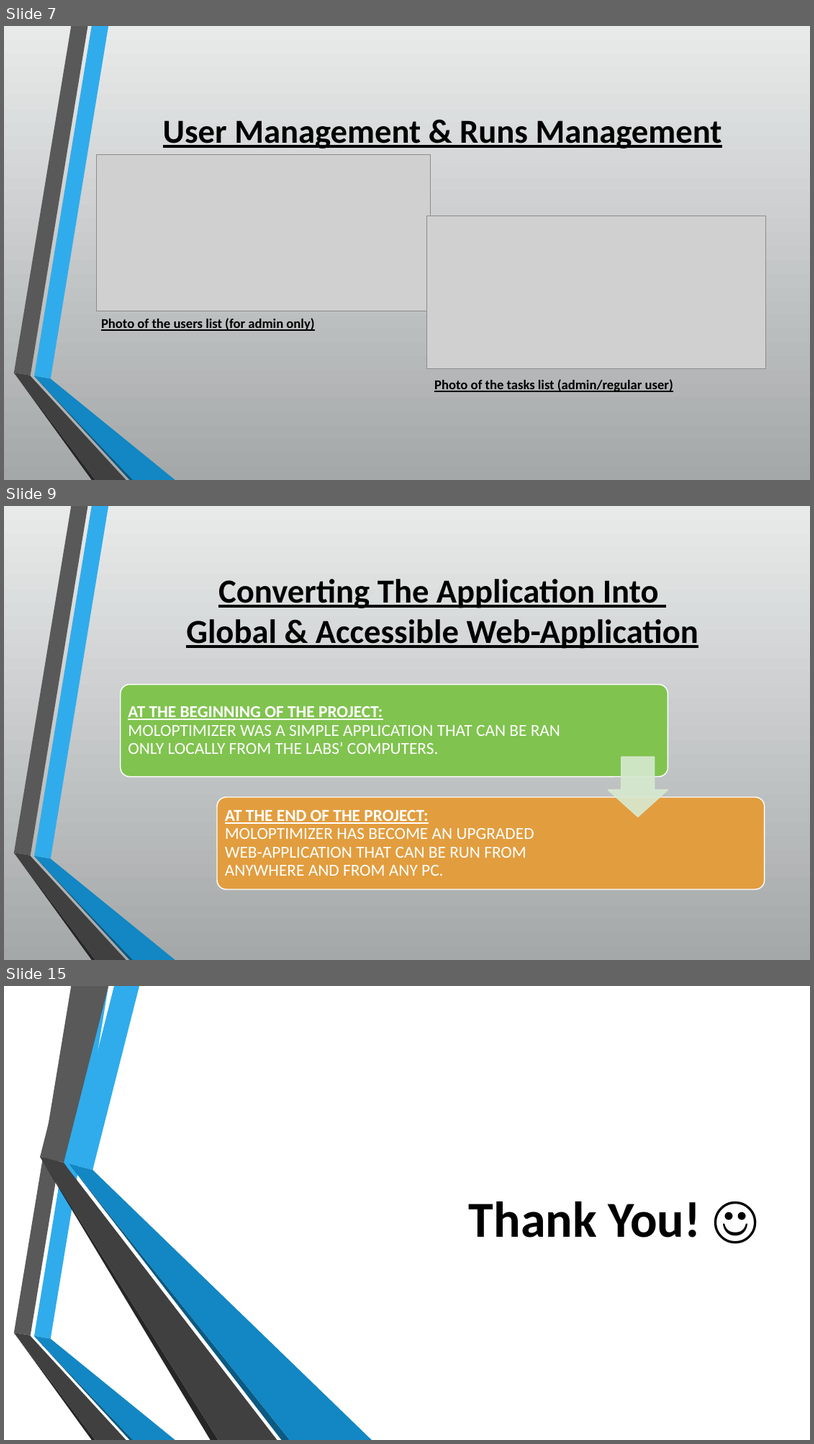
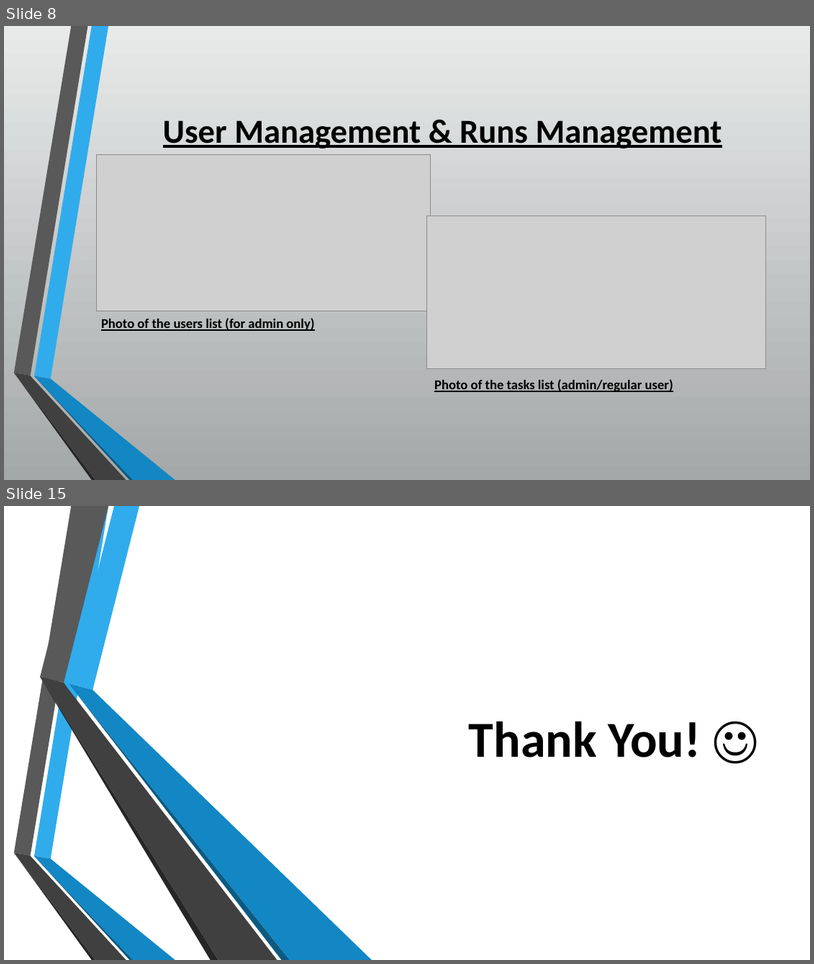
Before and after one commit to csbarak/MolOpt_Students_2023, a slide deck: Documents/Molopt - Full Project Presentation.pptx. Shown one above the other, each under a label of ours: slides 7, 9 and 15 before the commit, slides 8 and 15 after it; the slides between them are not shown. The pictures are 814x1444 and 814x964 pixels, drawn with LibreOffice and Linux fonts; fonts in the diff are those of the drawing; grey boxes stand for pictures; background and template pictures are left out. Boxes give left, top, right and bottom in pixels: in the first picture for what was removed or moved away, otherwise in the second. Text is boxed around its words. In the diff, an @@ line names an element or a change of style, - is before the commit and + after.

```diff
--- a/Documents/Molopt - Full Project Presentation.pptx
+++ b/Documents/Molopt - Full Project Presentation.pptx
@@ slide 9 removed at (x1=4, y1=506, x2=810, y2=960), background gradient #E9EAEB to #A5A8A9; not listed: 6 template elements that a slide beside it also shows @@
@@ title removed at (x1=186, y1=579, x2=699, y2=649) @@
-Converting The Application Into
-Global & Accessible Web-Application
@@ group removed at (x1=121, y1=685, x2=765, y2=889): 2 rounded rectangles, 2 texts, 1 down arrow @@
-AT THE BEGINNING OF THE PROJECT:
-MOLOPTIMIZER WAS A SIMPLE APPLICATION THAT CAN BE RAN ONLY LOCALLY FROM THE LABS’ COMPUTERS.
-AT THE END OF THE PROJECT:
-MOLOPTIMIZER HAS BECOME AN UPGRADED
-WEB-APPLICATION THAT CAN BE RUN FROM ANYWHERE AND FROM ANY PC.
@@ what was slide 7 is now slide 8 @@
```
Also in this commit, not shown: 6 slides changed, 1 slide added.
